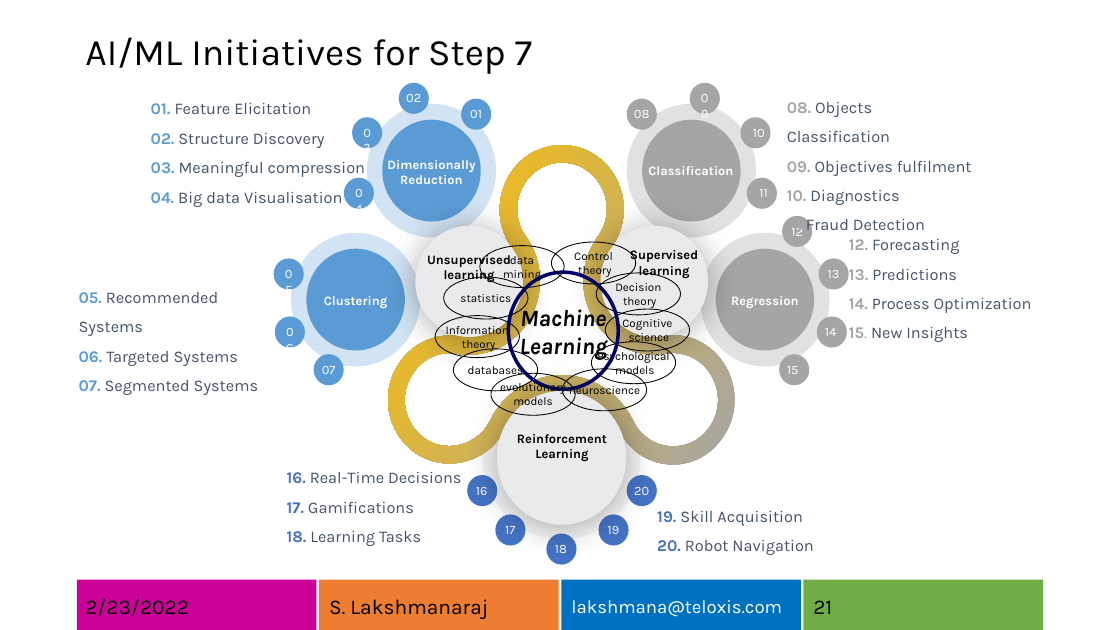
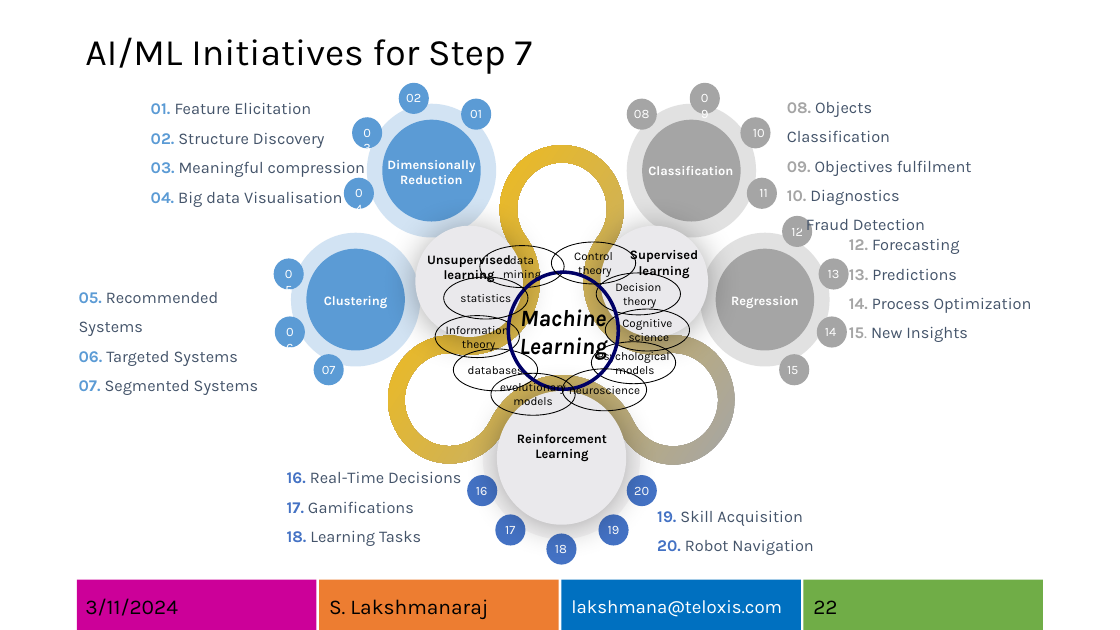
Before and after one commit to lksmangai/DeepLearning, a slide deck: slide 22 of MachineIntelligence.pptx (slide 21 before the commit). Drawn at 1120x630 pixels with LibreOffice and Linux fonts; fonts in the diff are those of the drawing. Boxes give left, top, right and bottom in pixels: in the first picture for what was removed or moved away, otherwise in the second. Text is boxed around its words. In the diff, an @@ line names an element or a change of style, - is before the commit and + after.

```diff
--- a/MachineIntelligence.pptx
+++ b/MachineIntelligence.pptx
@@ text at (x1=85, y1=598, x2=178, y2=616): text changed @@
-2/23/2022
+3/11/2024
@@ page number at (x1=813, y1=600, x2=837, y2=614): text changed @@
-21
+22
```
Also in this commit, not shown: 21 other slides changed, 1 slide added, 8 other files.
